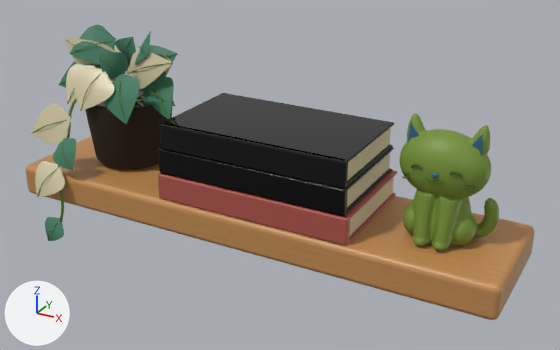
What one commit did to the glTF model src/assets/models/wall-shelf.glb.
Rendered twice from a 50 mm camera at (0.693, -1.174, 0.777) aimed at (0.049, -0.003, 0.191). The lights are fixed; the arrows at lower left show +X, +Y and +Z. The picture after the commit comes second. Where no turn or scale is listed for an object, it has been applied to the vertices. Vertices at exactly the same position are counted once.

Before the edit, the objects in view are built like this:
```python
me_bottom_front_binding_002 = bpy.data.meshes.new('Bottom front binding.002')
me_bottom_front_binding_002.from_pydata(...)  # 46305 vertices, 91750 faces; spans x -0.468..0.468, y -0.138..0.138, z -0.211..0.211
me_bottom_front_binding_002.materials.append(mat_palettematerial001)
me_rounded_floating_shelf_002 = bpy.data.meshes.new('Rounded floating shelf.002')
me_rounded_floating_shelf_002.from_pydata(...)  # 56 vertices, 108 faces; spans x -0.5..0.5, y -0.123..0.123, z -0.033..0.033
me_rounded_floating_shelf_002.materials.append(mat_satin_wood_shelf)
ob_bottom_front_binding__asset_001 = bpy.data.objects.new('Bottom front binding__asset.001', me_bottom_front_binding_002)
ob_bottom_front_binding__asset_001.location = (-0.013, -0.024, 0.211)
ob_rounded_floating_shelf__asset_001 = bpy.data.objects.new('Rounded floating shelf__asset.001', me_rounded_floating_shelf_002)
ob_rounded_floating_shelf__asset_001.location = (0.0, 0.0, 0.11)
```
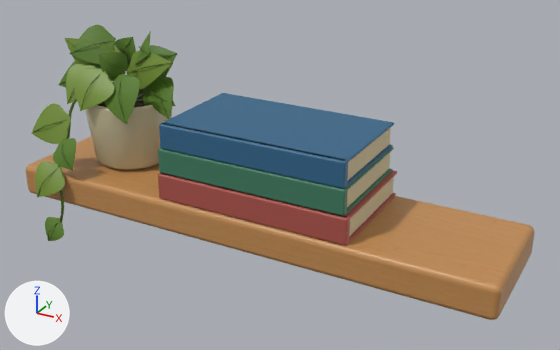
Where the newer file only moved an object's origin or applied its transform, the numbers keep the older frame.

Where the change shows, as pixel boxes (x1, y1, x2, y2) in the pictures (560 x 350 px; the box of a moved part takes in the faces that stretch with it):
```json
{"object": "Bottom front binding__asset.001", "change": "reshaped", "before": [31, 25, 499, 251], "after": [31, 25, 397, 245], "on screen": "22% narrower"}
{"part": 1, "of": "me_bottom_front_binding_002", "change": "deleted", "before": [399, 113, 499, 251], "on screen": "green"}
{"part": 2, "of": "me_bottom_front_binding_002", "change": "moved or reshaped", "before": [38, 40, 177, 229], "after": [38, 40, 176, 229]}
{"part": 3, "of": "me_bottom_front_binding_002", "change": "surface changed", "before": [31, 25, 394, 241], "after": [31, 25, 394, 241]}
```

Scene script edits in JSON lines:
```json
{"block": "me_bottom_front_binding_002", "where": "# used by ob_bottom_front_binding__asset_001; location = (-0.013, -0.024, 0.211)"}
{"op": "remove", "block": "me_bottom_front_binding_002", "code": "me_bottom_front_binding_002.from_pydata(...)  # 46305 vertices, 91750 faces; spans x -0.468..0.468, y -0.138..0.138, z -0.211..0.211"}
{"op": "add", "block": "me_bottom_front_binding_002", "code": "me_bottom_front_binding_002.from_pydata(...)  # 8633 vertices, 16548 faces; spans x -0.468..0.251, y -0.138..0.138, z -0.211..0.211"}
{"block": "me_bottom_front_binding_002", "change": "me_bottom_front_binding_002 part 1: 12 loose pieces with 37678 vertices, spanning x 0.299..0.468, y -0.042..0.058, z -0.069..0.145, are deleted"}
{"block": "me_bottom_front_binding_002", "change": "me_bottom_front_binding_002 part 2: 45 vertices moved within x -0.431..-0.183, y -0.135..0.123, z -0.202..0.179; 77 vertices removed from x -0.443..-0.169, y -0.135..0.124, z -0.202..0.179; 83 vertices added at x -0.443..-0.183, y -0.135..0.123, z -0.211..0.187"}
{"block": "me_bottom_front_binding_002", "change": "me_bottom_front_binding_002 part 3: 14982 kept faces spanning x -0.468..0.242, y -0.138..0.133, z -0.211..0.211 get new texture (UV) coordinates"}
```
